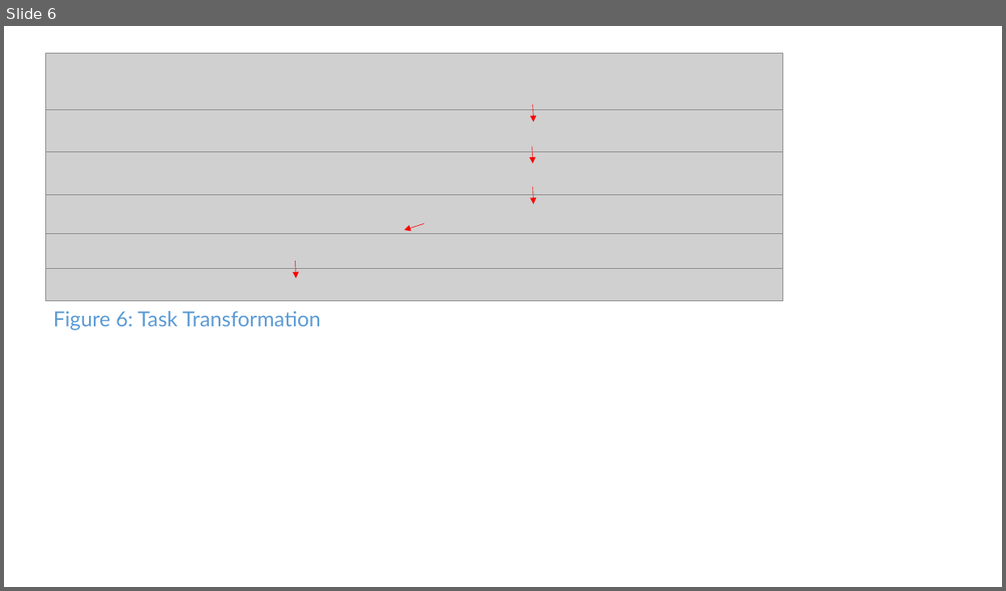
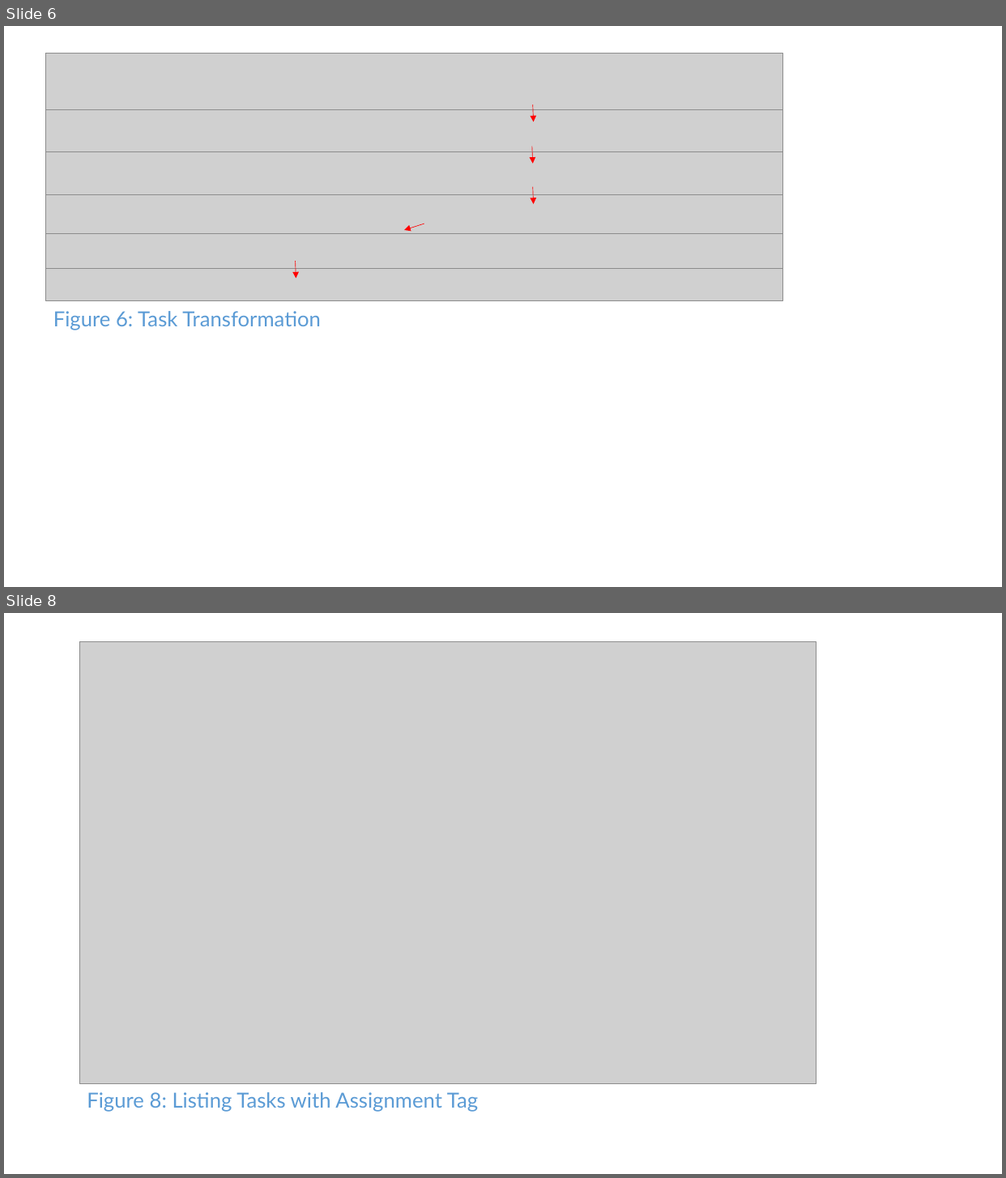
Before and after one commit to CS2103AUG2016-W11-C1/main, a slide deck: doc/UserGuide.pptx. Shown one above the other, each under a label of ours: slide 6 before the commit, slides 6 and 8 after it; the slides between them are not shown. The pictures are 1006x591 and 1006x1178 pixels, drawn with LibreOffice and Linux fonts; fonts in the diff are those of the drawing; grey boxes stand for pictures. Boxes give left, top, right and bottom in pixels: in the first picture for what was removed or moved away, otherwise in the second. Text is boxed around its words. In the diff, an @@ line names an element or a change of style, - is before the commit and + after.

```diff
--- a/doc/UserGuide.pptx
+++ b/doc/UserGuide.pptx
@@ slide 8 added at (x1=4, y1=613, x2=1002, y2=1174), background #FFFFFF @@
@@ picture added at (x1=79, y1=642, x2=816, y2=1084) @@
@@ text added at (x1=87, y1=1093, x2=478, y2=1112), 20 pt, text #5B9BD5 @@
+Figure 8: Listing Tasks with Assignment Tag
```
Also in this commit, not shown: 3 other slides added, 5 other files.
